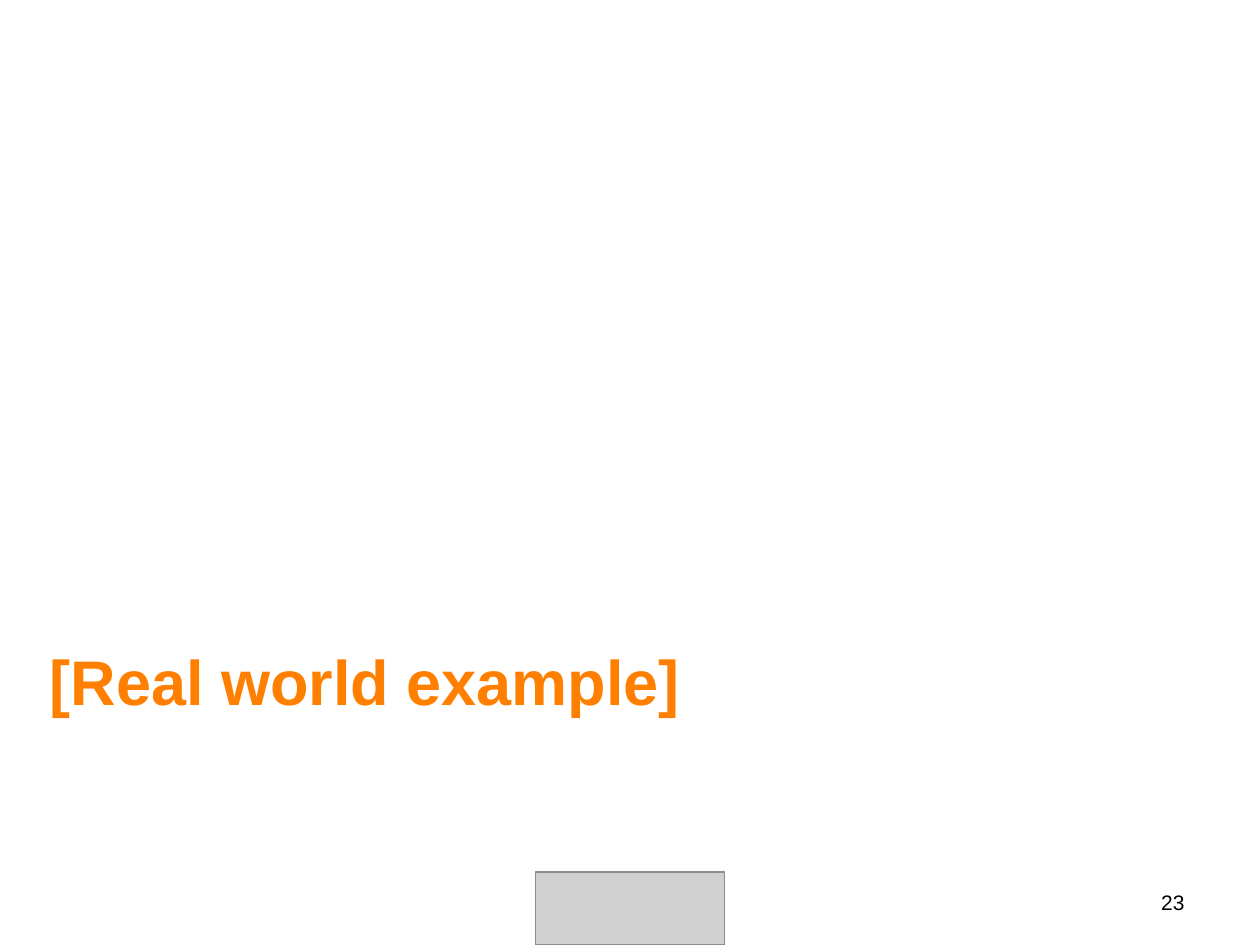
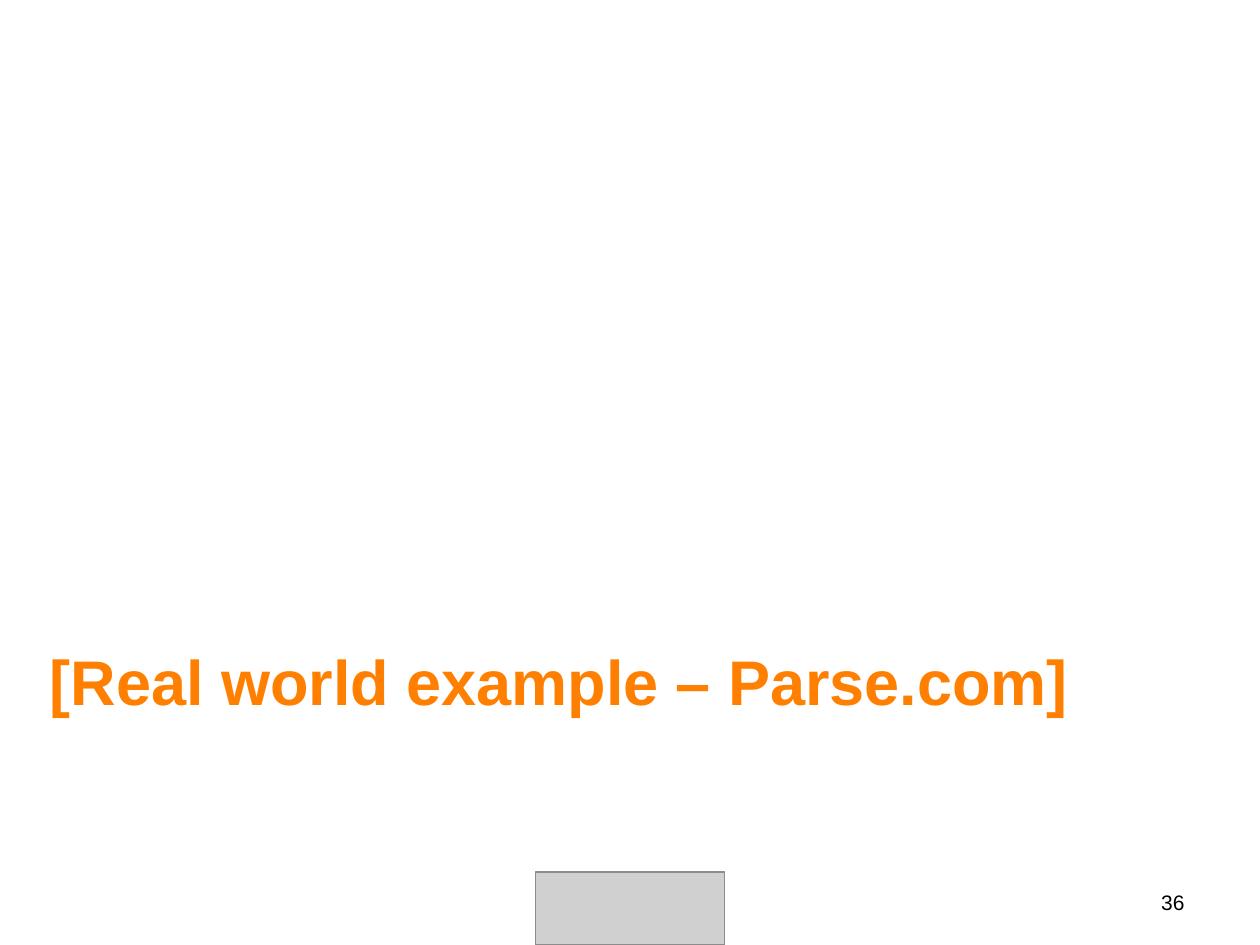
Before and after one commit to ALPHACamp/Camp-3-iOS-Dev, a slide deck: slide 36 of Class presentation/Week1 - Shyne/10-08-2014.ppt (slide 23 before the commit). Drawn at 1260x945 pixels with LibreOffice and Linux fonts; fonts in the diff are those of the drawing; grey boxes stand for pictures. Boxes give left, top, right and bottom in pixels: in the first picture for what was removed or moved away, otherwise in the second. Text is boxed around its words. In the diff, an @@ line names an element or a change of style, - is before the commit and + after.

```diff
--- a/Class presentation/Week1 - Shyne/10-08-2014.ppt
+++ b/Class presentation/Week1 - Shyne/10-08-2014.ppt
@@ title at bbox=[50, 659, 1067, 716]: text changed @@
-[Real world example]
+[Real world example – Parse.com]
@@ page number at bbox=[1161, 895, 1184, 911]: text changed @@
-23
+36
```
Also in this commit, not shown: 6 other slides changed, 14 slides added, 1 slide removed, 2 other files.
